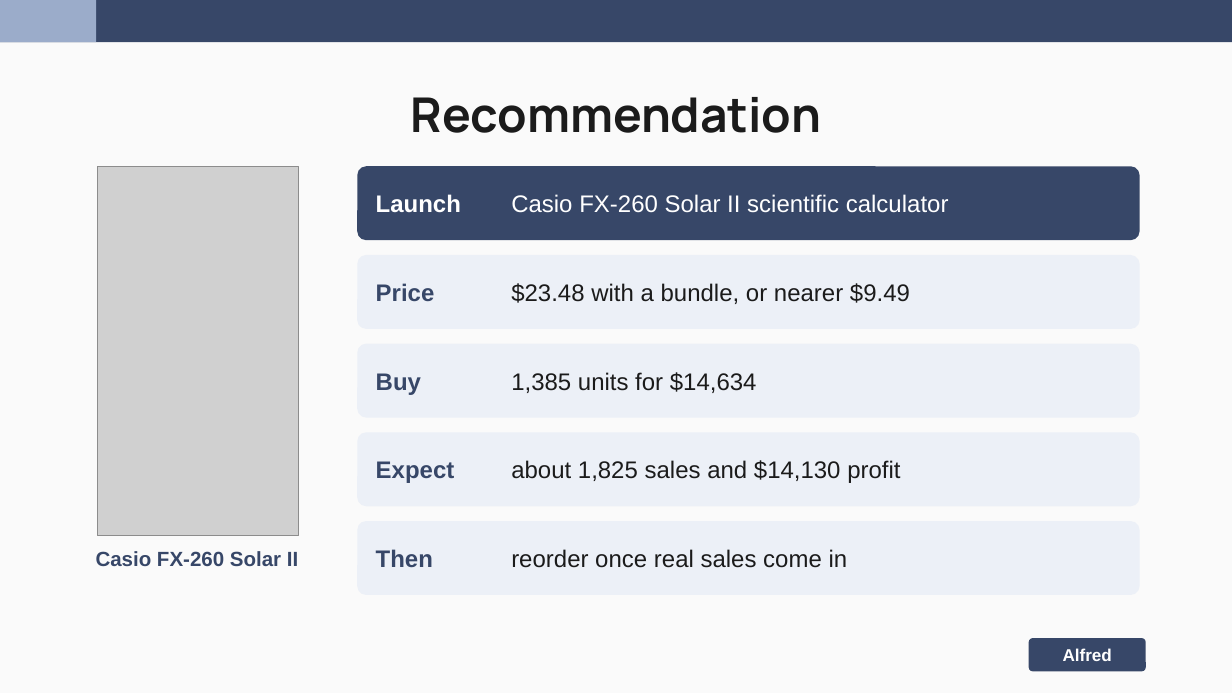
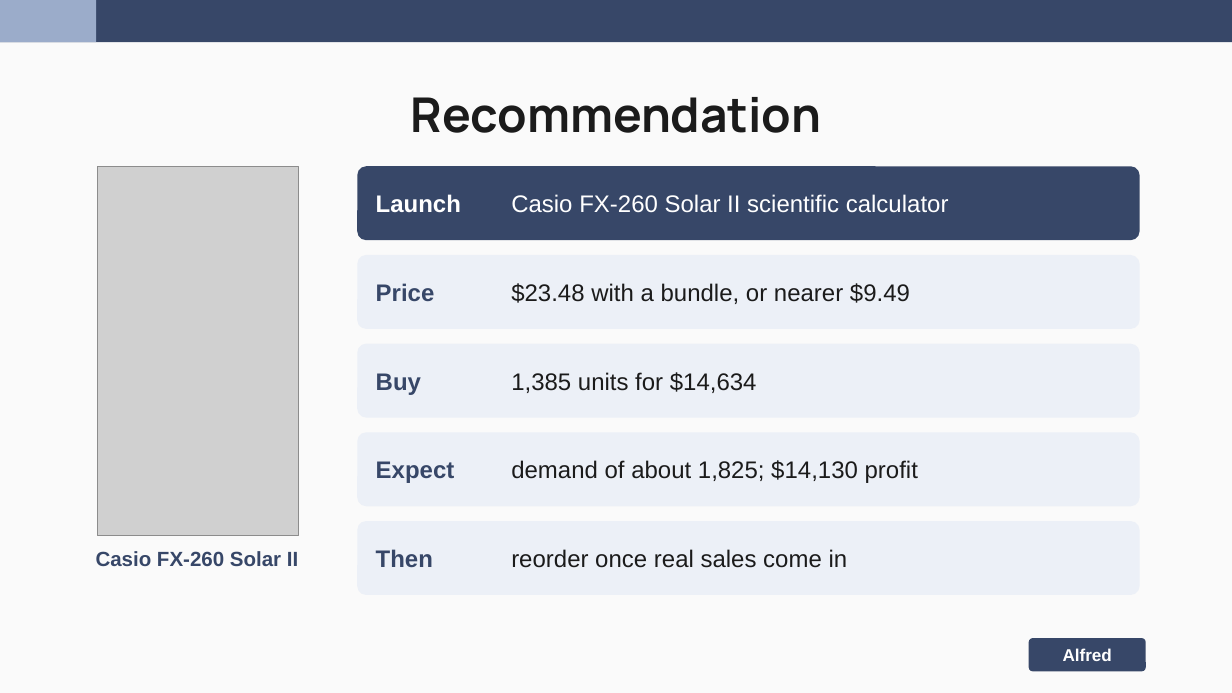
Before and after one commit to nakimagine/hello-world, a slide deck: slide 16 of Group_3_Amazon_Office_Electronic_Slides.pptx. Drawn at 1232x693 pixels with LibreOffice and Linux fonts; fonts in the diff are those of the drawing; grey boxes stand for pictures. Boxes give left, top, right and bottom in pixels: in the first picture for what was removed or moved away, otherwise in the second. Text is boxed around its words. In the diff, an @@ line names an element or a change of style, - is before the commit and + after.

```diff
--- a/Group_3_Amazon_Office_Electronic_Slides.pptx
+++ b/Group_3_Amazon_Office_Electronic_Slides.pptx
@@ text at bbox=[511, 460, 918, 483]: text changed @@
-about 1,825 sales and $14,130 profit
+demand of about 1,825; $14,130 profit
```
Also in this commit, not shown: 5 other slides changed.
